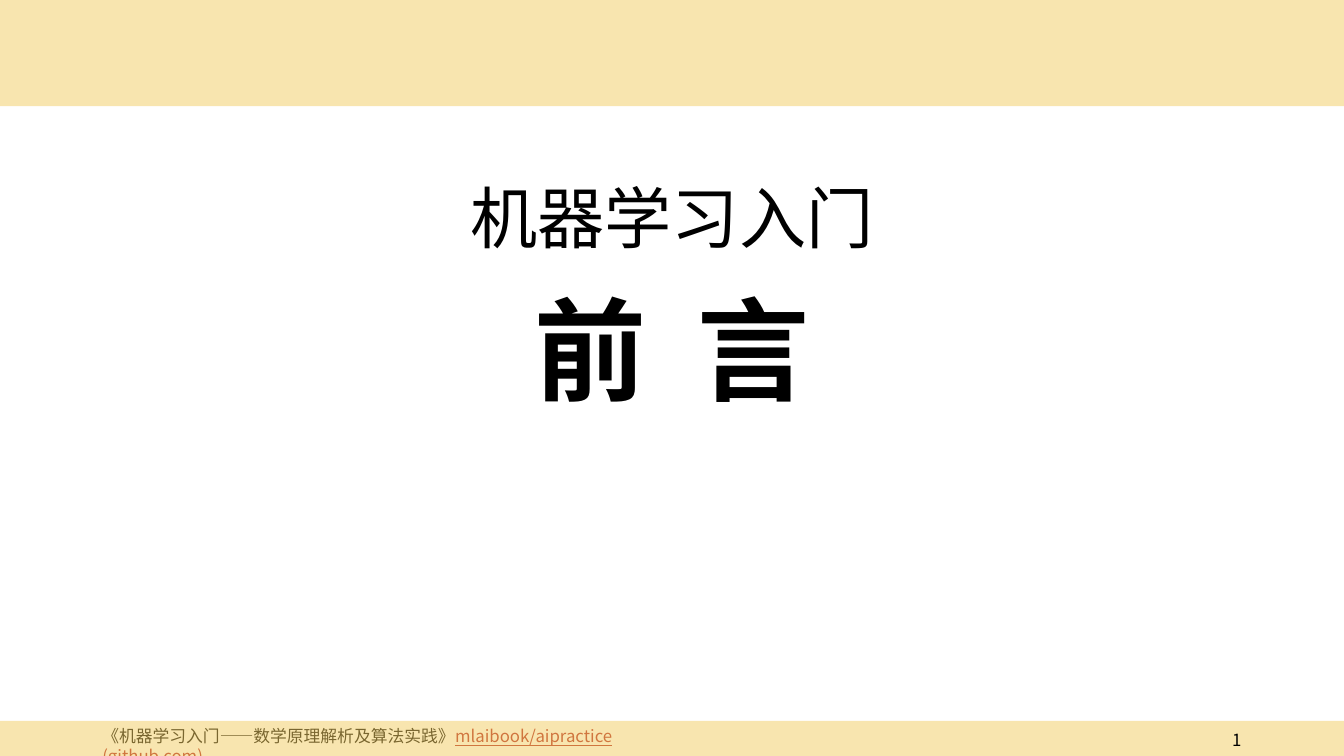
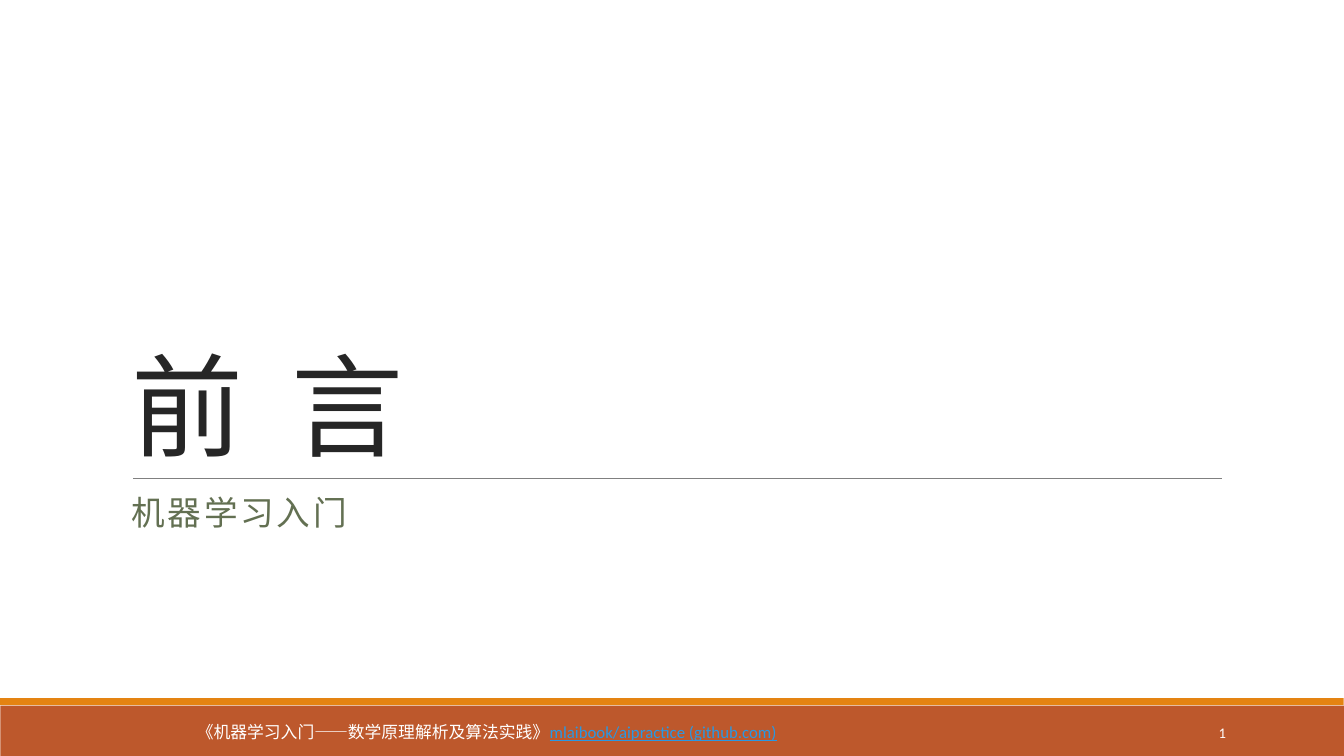
Before and after one commit to mlaibook/mlaibook.github.io, a slide deck: slide 1 of assets/slides/ch0-introduction.pptx. Drawn at 1344x756 pixels with LibreOffice and Linux fonts; fonts in the diff are those of the drawing. Boxes give left, top, right and bottom in pixels: in the first picture for what was removed or moved away, otherwise in the second. Text is boxed around its words. In the diff, an @@ line names an element or a change of style, - is before the commit and + after.

```diff
--- a/assets/slides/ch0-introduction.pptx
+++ b/assets/slides/ch0-introduction.pptx
@@ rectangle removed at box(0, 0, 1344, 106) @@
@@ title "前 言": place and size @@
-title "前 言" at box(534, 296, 809, 402)
+title "前 言" at box(131, 353, 403, 457)
@@ title "前 言" at box(131, 353, 403, 457): font Arial to Calibri, text colour #000000 to #262626, letter spacing 0 to -0.5 pt, bold off; alignment centre to left; line spacing 0.9 to 0.85; vertical alignment top to bottom @@
@@ line added from (133, 479) to (1222, 479), #808080 0.5 pt @@
@@ subtitle "机器学习入门": place and size @@
-subtitle "机器学习入门" at box(470, 186, 873, 249)
+subtitle "机器学习入门" at box(131, 496, 347, 528)
@@ subtitle "机器学习入门" at box(131, 496, 347, 528): size 48 to 24 pt, font Noto Sans CJK SC to Calibri, text colour #000000 to #637052, letter spacing 0 to 2 pt; alignment centre to left; more space between paragraphs; vertical alignment bottom to top @@
@@ rectangle: place and size @@
-rectangle at box(0, 721, 1344, 756)
+rectangle at box(0, 706, 1344, 756)
@@ rectangle at box(0, 706, 1344, 756): fill #F3CD60 at 50% opacity to #BD582C @@
@@ rectangle added at box(0, 699, 1344, 706), fill #E48312 @@
@@ text "《机器学习入门——数学原理解析及算法实践》mlaibook/aipractice (github.com)": place and size @@
-text "《机器学习入门——数学原理解析及算法实践》mlaibook/aipractice (github.com)" at box(102, 728, 612, 746)
+text "《机器学习入门——数学原理解析及算法实践》mlaibook/aipractice (github.com)" at box(197, 724, 776, 741)
@@ text "《机器学习入门——数学原理解析及算法实践》mlaibook/aipractice (github.com)" at box(197, 724, 776, 741): font Noto Sans CJK SC to Calibri; text colour #000000 to #FFFFFF in "《机器学习入门——数学原理解析及算法实践》mlaibook/aipractice"; text colour #AD1F1F to #2998E3 in "《机器学习入门——数学原理解析及算法实践》mlaibook/aipractice (github.com)" @@
@@ page number: place and size @@
-page number at box(1232, 733, 1241, 746)
+page number at box(1219, 728, 1226, 738)
@@ page number at box(1219, 728, 1226, 738): size 12 to 10.5 pt, font Noto Sans CJK SC to Calibri, text colour #000000 to #FFFFFF @@
```
Also in this commit, not shown: 9 other slides changed, 5 other files.
